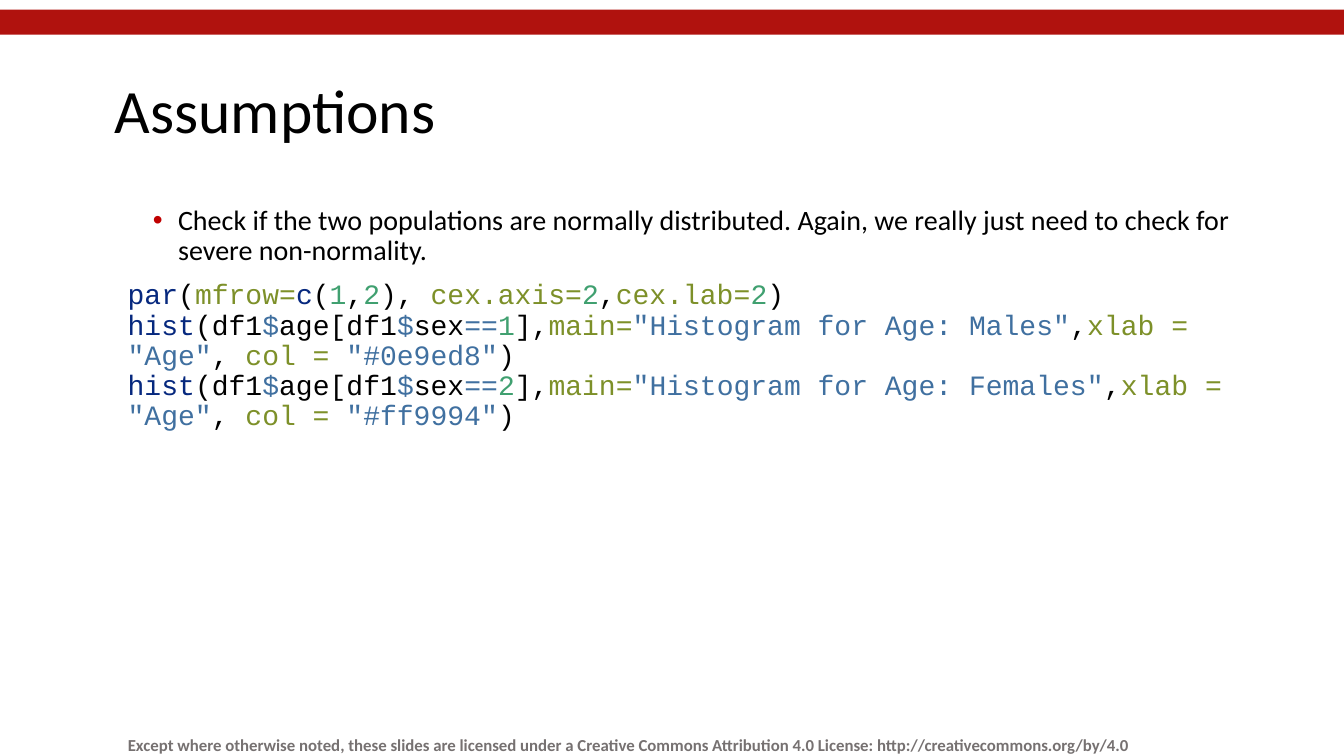
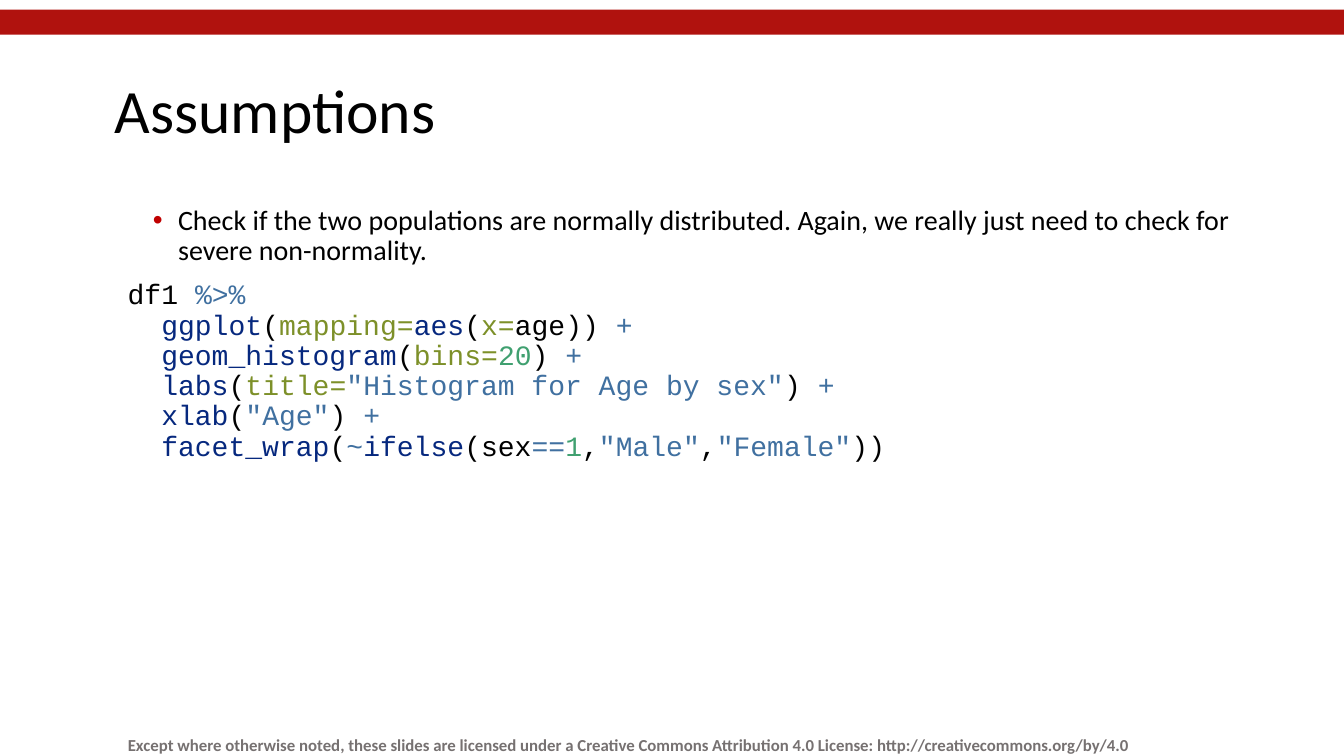
Before and after one commit to mlw-stats/R_And_Statistics_Training_2021, a slide deck: slide 25 of Session4/MLW_KUHeS_RandStatistics_Session4.pptx. Drawn at 1344x756 pixels with LibreOffice and Linux fonts; fonts in the diff are those of the drawing; background and template pictures are left out. Boxes give left, top, right and bottom in pixels: in the first picture for what was removed or moved away, otherwise in the second. Text is boxed around its words. In the diff, an @@ line names an element or a change of style, - is before the commit and + after.

Commit message:
ggplot for slides for Session4

```diff
--- a/Session4/MLW_KUHeS_RandStatistics_Session4.pptx
+++ b/Session4/MLW_KUHeS_RandStatistics_Session4.pptx
@@ text at (x1=128, y1=285, x2=885, y2=462): text changed @@
-par(mfrow=c(1,2), cex.axis=2,cex.lab=2)
-hist(df1$age[df1$sex==1],main="Histogram for Age: Males",xlab = "Age", col = "#0e9ed8")
-hist(df1$age[df1$sex==2],main="Histogram for Age: Females",xlab = "Age", col = "#ff9994")
+df1 %>%
+ggplot(mapping=aes(x=age)) +
+geom_histogram(bins=20) +
+labs(title="Histogram for Age by sex") +
+xlab("Age") +
+facet_wrap(~ifelse(sex==1,"Male","Female"))
```
Also in this commit, not shown: 3 other slides changed.
